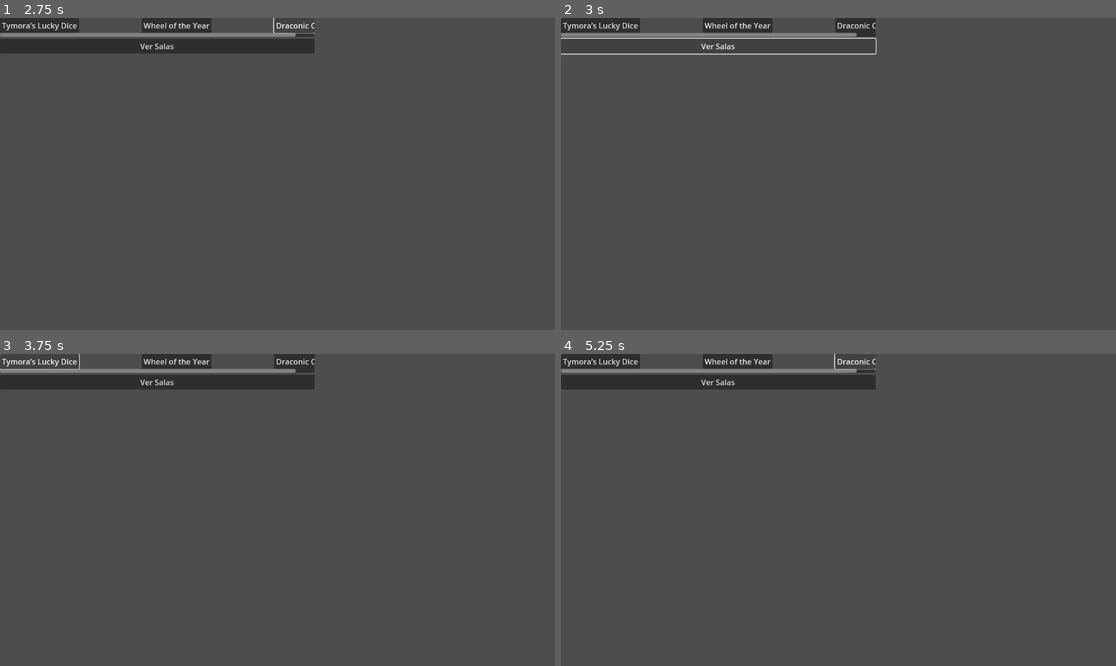
Above: before the commit, frames 1-4 (two rows, left to right).
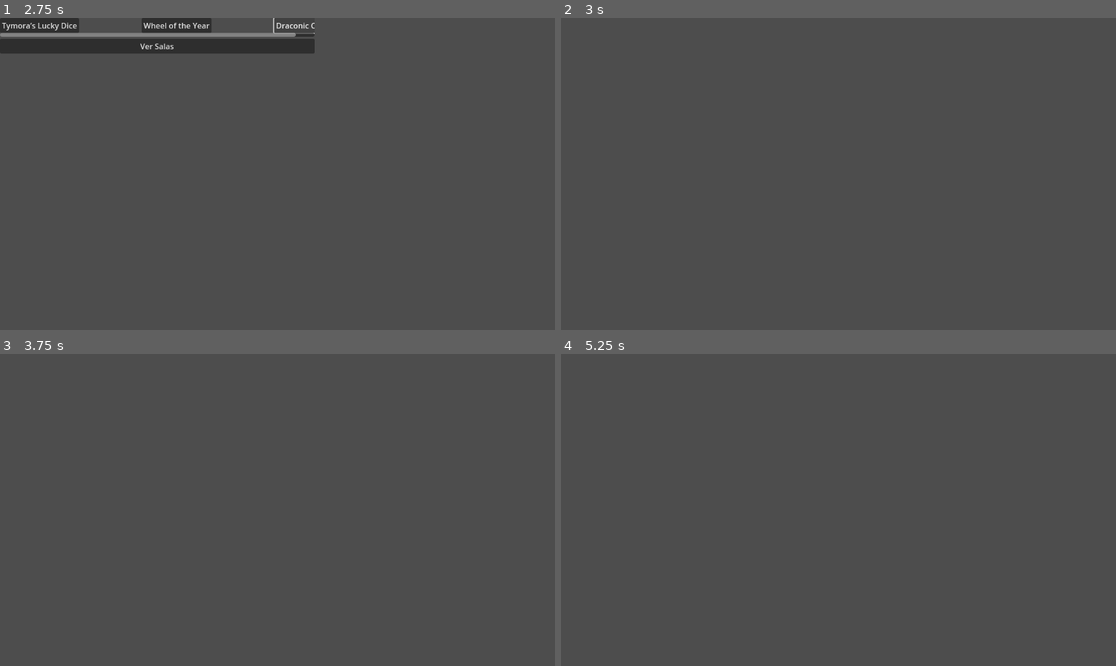
Above: after the commit, the same moments.

Repository: Reko-Glarius/Tymora-s-Fancy
Game: Godot game, scene res://main.tscn
Two runs of this game, one before a commit and one after it. Both use one fixed random seed, a clock stepped at 60 frames per second and the inputs below. This scene is started directly instead of the project's main scene.
Inputs (mouse positions are in pixels of both pictures, inside the frame that each line leads up to):
- Up to frame 1 (2.75 s): click "Tymora’s Lucky Dice" at 0.5 s; click "Wheel of the Year" at 1.25 s; click "Draconic Chess" at 2 s
- Up to frame 2 (3 s): click "Ver Salas" at 2.75 s
- Up to frame 3 (3.75 s): click (38, 360) at 3.5 s, where only the run before the commit has a clickable "Tymora’s Lucky Dice"
- Up to frame 4 (5.25 s): click (738, 360) at 4.25 s, where only the run before the commit has a clickable "Wheel of the Year"; click (866, 360) at 5 s, where only the run before the commit has a clickable "Draconic Chess"

Frame 1 is identical in both runs. In frame 2, 2.7% of the frame differs, in the area x 0-57%, y 0-12%; in frame 3, 4.3%; in frame 4, 4.5%.

Commit message:
add fix game selection scene

Diff:
--- /dev/null
+++ b/gameButtonControl.gd
@@ -0,0 +1,19 @@
+extends Node2D
+
+func _ready():
+	$VBoxContainer/ScrollContainer/HBoxContainer/buttonGame1.connect("pressed", Callable(self, "_on_Game1_pressed"))
+	$VBoxContainer/ScrollContainer/HBoxContainer/buttonGame2.connect("pressed", Callable(self, "_on_Game2_pressed"))
+	$VBoxContainer/ScrollContainer/HBoxContainer/buttonGame3.connect("pressed", Callable(self, "_on_Game3_pressed"))
+	$VBoxContainer/buttonRooms.connect("pressed", Callable(self, "_on_Rooms_pressed"))
+
+func _on_Game1_pressed():
+	get_tree().change_scene_to_file("res://Game1Scene.tscn")
+
+func _on_Game2_pressed():
+	get_tree().change_scene_to_file("res://Game2Scene.tscn")
+
+func _on_Game3_pressed():
+	get_tree().change_scene_to_file("res://Game3Scene.tscn")
+
+func _on_Rooms_pressed():
+	get_tree().change_scene_to_file("res://rooms.tscn")
--- a/loginButton.gd
+++ b/loginButton.gd
@@ -8,6 +8,7 @@
 	var password = get_node("../loginPassword").text
 	if authenticate_user(username, password):
 		print("Login exitoso")
+		get_tree().change_scene_to_file("res://main.tscn")
 		# Aquí cargarías la siguiente escena
 	else:
 		print("Login fallido")
--- a/main.tscn
+++ b/main.tscn
@@ -1,6 +1,9 @@
-[gd_scene format=3 uid="uid://w080145dvyn4"]
+[gd_scene load_steps=2 format=3 uid="uid://w080145dvyn4"]
+
+[ext_resource type="Script" uid="uid://df4yvq4gwkhd7" path="res://gameButtonControl.gd" id="1_ig7tw"]
 
 [node name="Node2D" type="Node2D"]
+script = ExtResource("1_ig7tw")
 
 [node name="VBoxContainer" type="VBoxContainer" parent="."]
 offset_right = 653.0
Not shown, added: gameButtonControl.gd.uid
